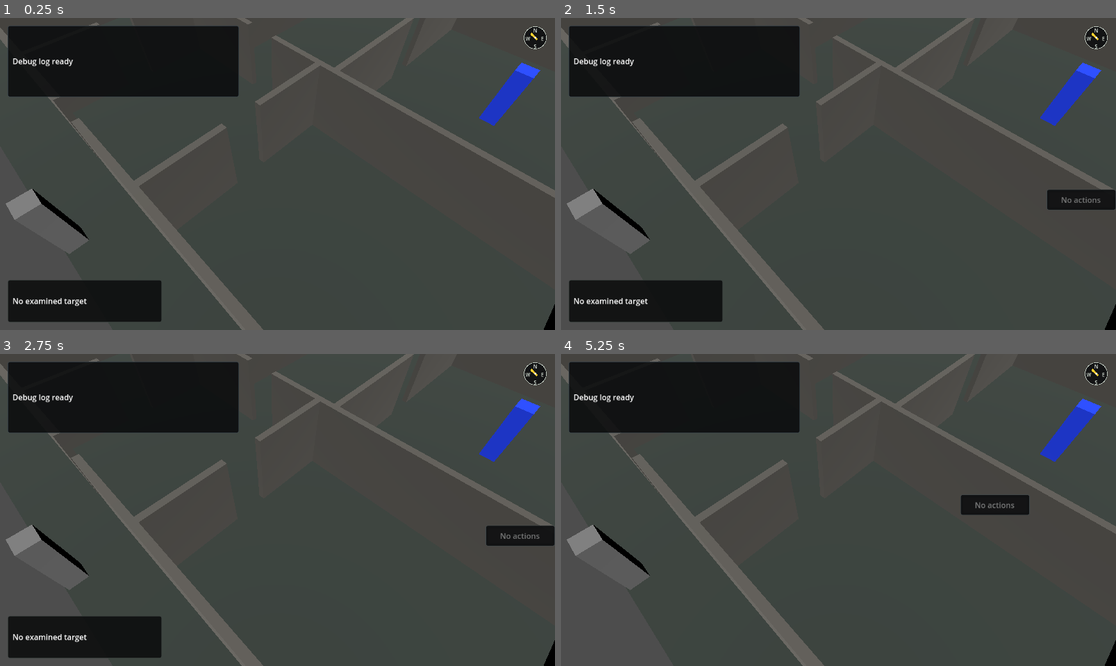
Above: before the commit, frames 1-4 (two rows, left to right).
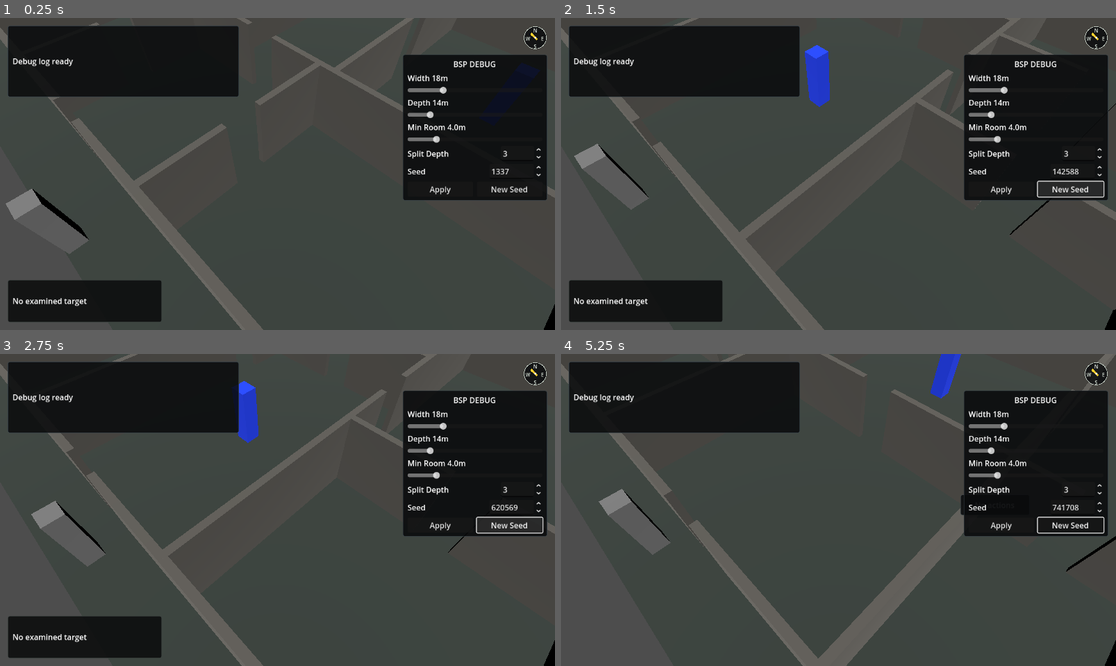
Above: after the commit, the same moments.

Repository: charlescodes/cobalt
Game: Godot game, scene res://scenes/main.tscn
Same seed, same stepped clock (60 frames per second), same inputs: the game is played once before the commit and once after it.
Inputs (mouse positions are in pixels of both pictures, inside the frame that each line leads up to):
- Up to frame 1 (0.25 s): no input
- Up to frame 2 (1.5 s): click (999, 189) at 0.5 s, where only the run after the commit has a clickable "Apply"; click (1071, 189) at 1.25 s, where only the run after the commit has a clickable "New Seed"
- Up to frame 3 (2.75 s): click (510, 525) at 2 s, where only the run after the commit has a clickable "New Seed"
- Up to frame 4 (5.25 s): click (999, 525) at 2.75 s, where only the run after the commit has a clickable "Apply"; click (999, 525) at 3.5 s, where only the run after the commit has a clickable "Apply"; click (1071, 525) at 4.25 s, where only the run after the commit has a clickable "New Seed"; tap Enter at 5 s; move the mouse to (960, 494) at 5.02 s; hold , (toggle_interaction_log) from 5.03 s (still down); click (960, 494) at 5.17 s

The runs differ from the first frame. In frame 1, 12% of the frame differs, in the area x 72-99%, y 11-59%; in frame 2, 18%; in frame 3, 17%; in frame 4, 19%, in the area x 1-100%, y 0-100%.

Commit message:
Add live BSP debug controls for regenerating maps from adjustable parameters.

Diff:
--- a/scenes/main.tscn
+++ b/scenes/main.tscn
@@ -12,6 +12,7 @@
 [ext_resource type="Script" path="res://src/ui/debug_overlay_controller.gd" id="17_2cgpl"]
 [ext_resource type="Script" path="res://src/debug/bsp_debug_map_controller.gd" id="18_v3rki"]
 [ext_resource type="Script" path="res://src/ui/camera_compass.gd" id="19_6xstn"]
+[ext_resource type="Script" path="res://src/ui/bsp_debug_panel.gd" id="20_5pwvf"]
 
 [sub_resource type="NavigationMesh" id="NavigationMesh_main"]
 geometry_parsed_geometry_type = 1
@@ -46,6 +47,9 @@
 [node name="CameraCompass" type="Control" parent="InteractionUI"]
 script = ExtResource("19_6xstn")
 
+[node name="BspDebugPanel" type="PanelContainer" parent="InteractionUI"]
+script = ExtResource("20_5pwvf")
+
 [node name="NavigationDebugOverlay" type="Node3D" parent="."]
 script = ExtResource("16_t70pm")
 
--- a/src/debug/bsp_debug_map_controller.gd
+++ b/src/debug/bsp_debug_map_controller.gd
@@ -1,5 +1,7 @@
 class_name BspDebugMapController
 extends Node
+
+signal bsp_debug_map_changed(enabled: bool, data: Resource)
 
 const BspModuleDataScript := preload("res://src/debug/bsp_module_data.gd")
 const BspRoomProcessorScript := preload("res://src/debug/bsp_room_processor.gd")
@@ -40,16 +42,38 @@
 		_authored_map_data = map_loader.map_data
 
 	if enabled:
-		map_loader.map_data = BspRoomProcessorScript.compile_to_map_data(_resolved_bsp_data())
+		_load_bsp_map(map_loader)
 	else:
 		map_loader.map_data = _authored_map_data
 
-	map_loader.load_map()
+	if not enabled:
+		map_loader.load_map()
 	_set_debug_overlay_for_bsp(enabled)
 	_is_bsp_enabled = enabled
+	emit_signal(&"bsp_debug_map_changed", _is_bsp_enabled, _resolved_bsp_data())
 
 func is_bsp_enabled() -> bool:
 	return _is_bsp_enabled
+
+func get_bsp_data() -> BspModuleDataScript:
+	return _resolved_bsp_data()
+
+func apply_bsp_parameters(
+	building_size_m: Vector2,
+	min_room_size_m: float,
+	max_split_depth: int,
+	seed: int
+) -> void:
+	var data := _resolved_bsp_data()
+	data.building_size_m = building_size_m
+	data.min_room_size_m = min_room_size_m
+	data.max_split_depth = max_split_depth
+	data.seed = seed
+	if _is_bsp_enabled:
+		var map_loader := _resolve_map_loader()
+		if map_loader != null:
+			_load_bsp_map(map_loader)
+	emit_signal(&"bsp_debug_map_changed", _is_bsp_enabled, data)
 
 func _resolve_map_loader() -> MapLoaderScript:
 	var configured_loader := get_node_or_null(map_loader_path) as MapLoaderScript
@@ -66,7 +90,13 @@
 	return get_parent().get_node_or_null("DebugOverlayController") as DebugOverlayControllerScript if get_parent() != null else null
 
 func _resolved_bsp_data() -> BspModuleDataScript:
-	return bsp_data if bsp_data != null else BspModuleDataScript.new()
+	if bsp_data == null:
+		bsp_data = BspModuleDataScript.new()
+	return bsp_data
+
+func _load_bsp_map(map_loader: MapLoaderScript) -> void:
+	map_loader.map_data = BspRoomProcessorScript.compile_to_map_data(_resolved_bsp_data())
+	map_loader.load_map()
 
 func _set_debug_overlay_for_bsp(enabled: bool) -> void:
 	var debug_overlay_controller := _resolve_debug_overlay_controller()
--- /dev/null
+++ b/src/ui/bsp_debug_panel.gd
@@ -0,0 +1,193 @@
+class_name BspDebugPanel
+extends PanelContainer
+
+const BspDebugMapControllerScript := preload("res://src/debug/bsp_debug_map_controller.gd")
+const BspModuleDataScript := preload("res://src/debug/bsp_module_data.gd")
+
+@export var controller_path: NodePath = ^"../../BspDebugMapController"
+@export var auto_apply: bool = true
+
+var _controller: BspDebugMapControllerScript
+var _width_slider: HSlider
+var _depth_slider: HSlider
+var _min_room_slider: HSlider
+var _depth_spin_box: SpinBox
+var _seed_spin_box: SpinBox
+var _width_value_label: Label
+var _depth_value_label: Label
+var _min_room_value_label: Label
+var _is_syncing: bool = false
+
+func _ready() -> void:
+	mouse_filter = Control.MOUSE_FILTER_STOP
+	_configure_layout()
+	_configure_style()
+	_build_controls()
+	_controller = _resolve_controller()
+	if _controller != null:
+		_controller.bsp_debug_map_changed.connect(_on_bsp_debug_map_changed)
+	_sync_from_controller()
+
+func _process(_delta: float) -> void:
+	if _controller == null:
+		_controller = _resolve_controller()
+		if _controller != null:
+			_controller.bsp_debug_map_changed.connect(_on_bsp_debug_map_changed)
+			_sync_from_controller()
+
+func _configure_layout() -> void:
+	set_anchors_preset(Control.PRESET_TOP_RIGHT)
+	offset_left = -316.0
+	offset_top = 76.0
+	offset_right = -16.0
+	offset_bottom = 336.0
+
+func _configure_style() -> void:
+	var panel_style := StyleBoxFlat.new()
+	panel_style.bg_color = Color(0.035, 0.04, 0.045, 0.88)
+	panel_style.border_color = Color(0.2, 0.24, 0.27, 1.0)
+	panel_style.set_border_width_all(1)
+	panel_style.set_corner_radius_all(4)
+	panel_style.content_margin_left = 10.0
+	panel_style.content_margin_top = 8.0
+	panel_style.content_margin_right = 10.0
+	panel_style.content_margin_bottom = 8.0
+	add_theme_stylebox_override("panel", panel_style)
+
+func _build_controls() -> void:
+	if get_node_or_null("Margin") != null:
+		return
+
+	var margin := MarginContainer.new()
+	margin.name = "Margin"
+	add_child(margin)
+
+	var rows := VBoxContainer.new()
+	rows.name = "Rows"
+	rows.add_theme_constant_override("separation", 6)
+	margin.add_child(rows)
+
+	var title := Label.new()
+	title.text = "BSP DEBUG"
+	title.horizontal_alignment = HORIZONTAL_ALIGNMENT_CENTER
+	rows.add_child(title)
+
+	_width_value_label = _add_value_label(rows, "Width")
+	_width_slider = _add_slider(rows, 8.0, 48.0, 1.0)
+	_depth_value_label = _add_value_label(rows, "Depth")
+	_depth_slider = _add_slider(rows, 8.0, 48.0, 1.0)
+	_min_room_value_label = _add_value_label(rows, "Min Room")
+	_min_room_slider = _add_slider(rows, 2.0, 12.0, 0.5)
+
+	var depth_row := HBoxContainer.new()
+	depth_row.add_theme_constant_override("separation", 8)
+	rows.add_child(depth_row)
+	var depth_label := Label.new()
+	depth_label.text = "Split Depth"
+	depth_label.size_flags_horizontal = Control.SIZE_EXPAND_FILL
+	depth_row.add_child(depth_label)
+	_depth_spin_box = SpinBox.new()
+	_depth_spin_box.min_value = 1.0
+	_depth_spin_box.max_value = 8.0
+	_depth_spin_box.step = 1.0
+	_depth_spin_box.custom_minimum_size = Vector2(80.0, 0.0)
+	depth_row.add_child(_depth_spin_box)
+
+	var seed_row := HBoxContainer.new()
+	seed_row.add_theme_constant_override("separation", 8)
+	rows.add_child(seed_row)
+	var seed_label := Label.new()
+	seed_label.text = "Seed"
+	seed_label.size_flags_horizontal = Control.SIZE_EXPAND_FILL
+	seed_row.add_child(seed_label)
+	_seed_spin_box = SpinBox.new()
+	_seed_spin_box.min_value = 0.0
+	_seed_spin_box.max_value = 999999.0
+	_seed_spin_box.step = 1.0
+	_seed_spin_box.custom_minimum_size = Vector2(110.0, 0.0)
+	seed_row.add_child(_seed_spin_box)
+
+	var button_row := HBoxContainer.new()
+	button_row.add_theme_constant_override("separation", 8)
+	rows.add_child(button_row)
+	var apply_button := Button.new()
+	apply_button.text = "Apply"
+	apply_button.size_flags_horizontal = Control.SIZE_EXPAND_FILL
+	button_row.add_child(apply_button)
+	var new_seed_button := Button.new()
+	new_seed_button.text = "New Seed"
+	new_seed_button.size_flags_horizontal = Control.SIZE_EXPAND_FILL
+	button_row.add_child(new_seed_button)
+
+	_width_slider.value_changed.connect(_on_value_changed)
+	_depth_slider.value_changed.connect(_on_value_changed)
+	_min_room_slider.value_changed.connect(_on_value_changed)
+	_depth_spin_box.value_changed.connect(_on_value_changed)
+	_seed_spin_box.value_changed.connect(_on_value_changed)
+	apply_button.pressed.connect(_apply_from_controls)
+	new_seed_button.pressed.connect(_randomize_seed)
+
+func _add_value_label(parent: VBoxContainer, label_text: String) -> Label:
+	var label := Label.new()
+	label.text = label_text
+	parent.add_child(label)
+	return label
+
+func _add_slider(parent: VBoxContainer, min_value: float, max_value: float, step: float) -> HSlider:
+	var slider := HSlider.new()
+	slider.min_value = min_value
+	slider.max_value = max_value
+	slider.step = step
+	slider.size_flags_horizontal = Control.SIZE_EXPAND_FILL
+	parent.add_child(slider)
+	return slider
+
+func _sync_from_controller() -> void:
+	if _controller == null:
+		visible = false
+		return
+
+	var data := _controller.get_bsp_data()
+	_is_syncing = true
+	_width_slider.value = data.building_size_m.x
+	_depth_slider.value = data.building_size_m.y
+	_min_room_slider.value = data.min_room_size_m
+	_depth_spin_box.value = data.max_split_depth
+	_seed_spin_box.value = data.seed
+	_is_syncing = false
+	visible = _controller.is_bsp_enabled()
+	_update_value_labels()
+
+func _apply_from_controls() -> void:
+	if _controller == null:
+		return
+	_controller.apply_bsp_parameters(
+		Vector2(float(_width_slider.value), float(_depth_slider.value)),
+		float(_min_room_slider.value),
+		int(_depth_spin_box.value),
+		int(_seed_spin_box.value)
+	)
+
+func _randomize_seed() -> void:
+	_seed_spin_box.value = randi_range(1, 999999)
+	if not auto_apply:
+		_apply_from_controls()
+
+func _on_value_changed(_value: float) -> void:
+	_update_value_labels()
+	if auto_apply and not _is_syncing:
+		_apply_from_controls()
+
+func _on_bsp_debug_map_changed(_enabled: bool, _data: Resource) -> void:
+	_sync_from_controller()
+
+func _update_value_labels() -> void:
+	if _width_value_label != null:
+		_width_value_label.text = "Width %.0fm" % _width_slider.value
+	if _depth_value_label != null:
+		_depth_value_label.text = "Depth %.0fm" % _depth_slider.value
+	if _min_room_value_label != null:
+		_min_room_value_label.text = "Min Room %.1fm" % _min_room_slider.value
+
+func _resolve_controller() -> BspDebugMapControllerScript:
+	return get_node_or_null(controller_path) as BspDebugMapControllerScript
--- a/tests/suites/main_scene_suite.gd
+++ b/tests/suites/main_scene_suite.gd
@@ -6,6 +6,7 @@
 const InteractionMenuScript := preload("res://src/ui/interaction_menu.gd")
 const DebugLogPanelScript := preload("res://src/ui/debug_log_panel.gd")
 const CameraCompassScript := preload("res://src/ui/camera_compass.gd")
+const BspDebugPanelScript := preload("res://src/ui/bsp_debug_panel.gd")
 const DebugOverlayControllerScript := preload("res://src/ui/debug_overlay_controller.gd")
 const NavigationDebugOverlayScript := preload("res://src/ui/navigation_debug_overlay.gd")
 const MoveTargetDataScript := preload("res://src/movement/move_target_data.gd")
@@ -54,11 +55,12 @@
 		main.free()
 		return ctx.fail("Startup BSP debug map is missing generated walls or actors.")
 	var startup_debug_log_panel := main.get_node_or_null("InteractionUI/DebugLogPanel") as DebugLogPanelScript
+	var startup_bsp_debug_panel := main.get_node_or_null("InteractionUI/BspDebugPanel") as BspDebugPanelScript
 	var startup_navigation_debug_overlay := main.get_node_or_null("NavigationDebugOverlay") as NavigationDebugOverlayScript
-	if startup_debug_log_panel == null or startup_navigation_debug_overlay == null:
+	if startup_debug_log_panel == null or startup_bsp_debug_panel == null or startup_navigation_debug_overlay == null:
 		main.free()
 		return ctx.fail("Startup BSP debug mode is missing debug overlays.")
-	if not startup_debug_log_panel.visible or not startup_navigation_debug_overlay.visible:
+	if not startup_debug_log_panel.visible or not startup_bsp_debug_panel.visible or not startup_navigation_debug_overlay.visible:
 		main.free()
 		return ctx.fail("Startup BSP debug mode should show debug log and navigation overlays.")
 	var startup_generated_map := navigation_region.get_node_or_null("GeneratedMap") as Node3D
@@ -147,6 +149,13 @@
 	if camera_compass == null:
 		main.free()
 		return ctx.fail("Main scene is missing CameraCompass.")
+	var bsp_debug_panel := interaction_ui.get_node_or_null("BspDebugPanel") as BspDebugPanelScript
+	if bsp_debug_panel == null:
+		main.free()
+		return ctx.fail("Main scene is missing BspDebugPanel.")
+	if bsp_debug_panel.visible:
+		main.free()
+		return ctx.fail("BspDebugPanel should be hidden in authored normal mode.")
 	var navigation_debug_overlay := main.get_node_or_null("NavigationDebugOverlay") as NavigationDebugOverlayScript
 	if navigation_debug_overlay == null:
 		main.free()
@@ -310,7 +319,7 @@
 	if map_loader.map_data != authored_map_data:
 		main.free()
 		return ctx.fail("BspDebugMapController did not restore the authored map data.")
-	if debug_log_panel.visible or navigation_debug_overlay.visible:
+	if debug_log_panel.visible or bsp_debug_panel.visible or navigation_debug_overlay.visible:
 		main.free()
 		return ctx.fail("BspDebugMapController did not restore the previous debug overlay visibility.")
 	var restored_map := navigation_region.get_node_or_null("GeneratedMap") as Node3D
Not shown: 1 places in scenes/main.tscn that only renumber resources
Not shown, changed: PROJECT_STRUCTURE.md
